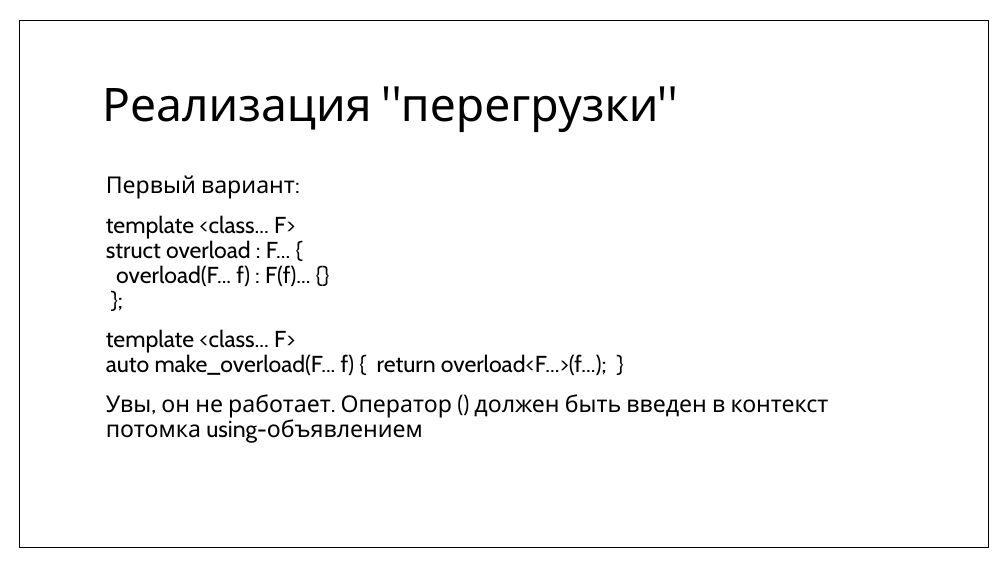
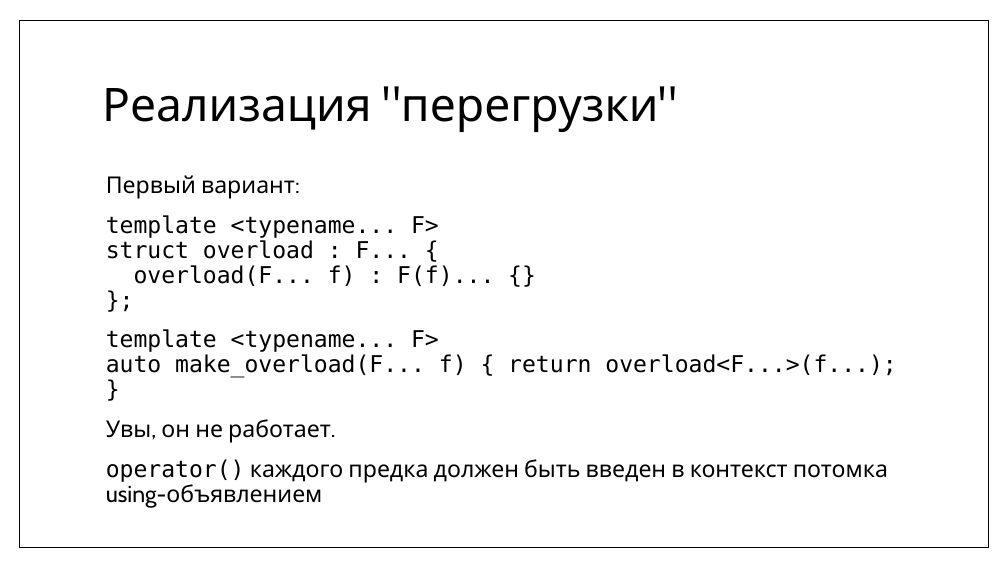
Before and after one commit to MIPT-ILab/cpp-lects-rus, a slide deck: slide 19 of slides/lec2-7-lambdas.pptx (slide 12 before the commit). Drawn at 1008x567 pixels with LibreOffice and Linux fonts; fonts in the diff are those of the drawing. Boxes give left, top, right and bottom in pixels: in the first picture for what was removed or moved away, otherwise in the second. Text is boxed around its words. In the diff, an @@ line names an element or a change of style, - is before the commit and + after.

```diff
--- a/slides/lec2-7-lambdas.pptx
+++ b/slides/lec2-7-lambdas.pptx
@@ text at box(106, 215, 896, 508): text changed; font Cabin to DejaVu Sans Mono @@
-template <class... F>
-struct overload : F... {
-overload(F... f) : F(f)... {}
-};
-template <class... F>
-auto make_overload(F... f) { return overload<F...>(f...); }
-Увы, он не работает. Оператор () должен быть введен в контекст потомка using-объявлением
+template <typename... F>
+struct overload : F... {
+overload(F... f) : F(f)... {}
+};
+template <typename... F>
+auto make_overload(F... f) { return overload<F...>(f...); }
+Увы, он не работает.
+operator() каждого предка должен быть введен в контекст потомка using-объявлением
```
Also in this commit, not shown: 13 other slides changed, 14 slides added, 10 other files.
